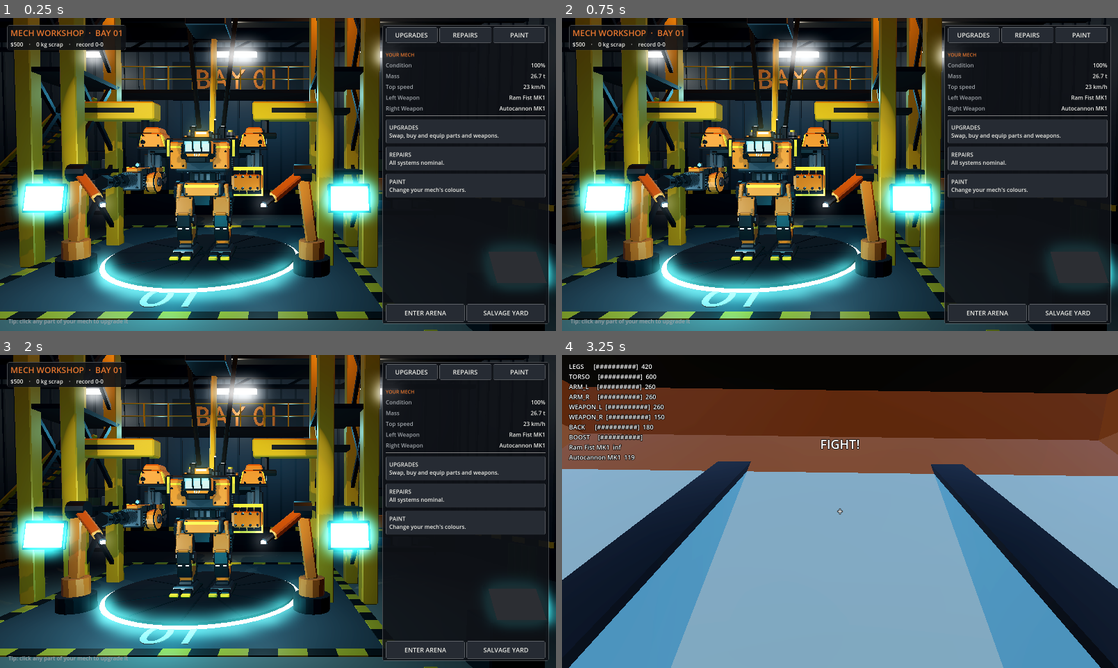
Above: before the commit, frames 1-4 (two rows, left to right).
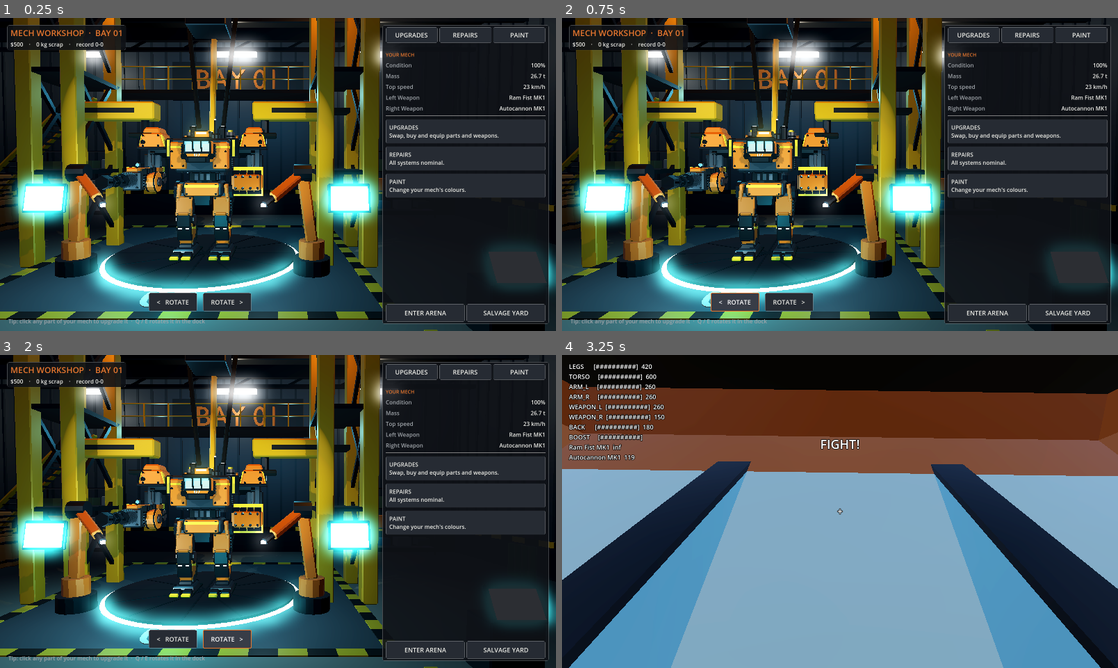
Above: after the commit, the same moments.

Repository: ImpressiveGrunt/mech-workshop
Game: Godot game, scene res://scenes/main.tscn
Two runs of this game, one before a commit and one after it. Both use one fixed random seed, a clock stepped at 60 frames per second and the inputs below.
Inputs (mouse positions are in pixels of both pictures, inside the frame that each line leads up to):
- Up to frame 1 (0.25 s): no input
- Up to frame 2 (0.75 s): click (734, 302) at 0.5 s, where only the run after the commit has a clickable "< ROTATE"
- Up to frame 3 (2 s): click (227, 639) at 1.25 s, where only the run after the commit has a clickable "ROTATE >"
- Up to frame 4 (3.25 s): click "ENTER ARENA" at 2 s; tap Enter at 2.75 s; move the mouse to (867, 511) at 2.77 s; hold W (move_forward) from 2.78 s (still down); tap Q at 2.85 s; click (867, 511) at 2.92 s

The runs differ from the first frame. In frame 1, 1.1% of the frame differs, in the area x 23-46%, y 87-98%; in frame 2, 2.6%, in the area x 12-65%, y 34-98%; in frame 3, 1.1%; in frame 4, nothing differs.

Commit message:
Workshop: rotate buttons to spin the mech on the dock turntable
Two hold-to-rotate buttons under the mech (plus Q/E) turn the docked mech
and the turntable mesh together; the yaw persists across mech rebuilds and
part hover/click picking keeps working at any angle.

Co-Authored-By: Claude Opus 5.5 <noreply@anthropic.com>
Claude-Session: https://claude.ai/code/session_011KxFnYvxmFnD8V3oSfJA1D

Diff:
--- a/scripts/levels/workshop.gd
+++ b/scripts/levels/workshop.gd
@@ -7,6 +7,8 @@
 const ENV_PATH := "res://assets/models/environments/workshop.glb"
 const TABS := {"upgrades": "UPGRADES", "repairs": "REPAIRS", "paint": "PAINT"}
 const SHOTS := {"": "cam_overview", "upgrades": "cam_upgrade", "repairs": "cam_repair", "paint": "cam_paint"}
+const ROTATE_SPEED := deg_to_rad(60.0)  # turntable speed while a rotate button is held
+const TURNTABLE_NODES := ["turntable", "turntable_grooves"]
 
 var display_mech: Mech
 var camera: Camera3D
@@ -21,6 +23,9 @@
 var _status_label: Label
 var _tooltip: Label
 var _tab_buttons: Dictionary = {}
+var _dock_yaw := 0.0
+var _spin := 0.0                       # -1 / 0 / +1 while a rotate control is held
+var _turntable: Dictionary = {}        # node -> rest transform
 
 
 func _ready() -> void:
@@ -33,6 +38,10 @@
     else:
         root = _build_blockout()
     dock = LevelUtils.find_marker(root, "mech_dock")
+    for node_name in TURNTABLE_NODES:
+        var n := LevelUtils.find_marker(root, node_name)
+        if n:
+            _turntable[n] = n.transform
     for marker_name in SHOTS.values():
         var m := LevelUtils.find_marker(root, marker_name)
         if m:
@@ -58,7 +67,7 @@
         display_mech.queue_free()
     display_mech = Mech.new()
     add_child(display_mech)
-    display_mech.global_transform = dock.global_transform if dock else Transform3D()
+    _apply_dock_yaw()
     display_mech.build(GameState.loadout, GameState.damage, GameState.paint)
     display_mech.set_physics_process(false)  # parked in the dock
     _hover_slot = ""
@@ -75,7 +84,32 @@
     _cam_tween.tween_property(camera, "global_transform", shots[marker_name], 0.9)
 
 
+func _process(delta: float) -> void:
+    if _spin != 0.0:
+        _dock_yaw = wrapf(_dock_yaw + _spin * ROTATE_SPEED * delta, -PI, PI)
+        _apply_dock_yaw()
+
+
+## Spin the docked mech (and the turntable under it) around the dock marker.
+func _apply_dock_yaw() -> void:
+    var rest := dock.global_transform if dock else Transform3D()
+    if display_mech:
+        display_mech.global_transform = Transform3D(rest.basis.rotated(Vector3.UP, _dock_yaw), rest.origin)
+    for n in _turntable:
+        var t: Transform3D = _turntable[n]
+        n.transform = Transform3D(t.basis.rotated(Vector3.UP, _dock_yaw), t.origin)
+
+
+func _set_spin(direction: float) -> void:
+    _spin = direction
+
+
 func _unhandled_input(event: InputEvent) -> void:
+    if event is InputEventKey and not event.echo:
+        var key := (event as InputEventKey).physical_keycode
+        if key == KEY_Q or key == KEY_E:
+            _spin = (1.0 if key == KEY_Q else -1.0) if event.pressed else 0.0
+            return
     if event is InputEventMouseMotion:
         _update_hover((event as InputEventMouseMotion).position)
     elif event is InputEventMouseButton and event.pressed and event.button_index == MOUSE_BUTTON_LEFT:
@@ -156,9 +190,32 @@
     _status_label = Label.new()
     hv.add_child(_status_label)
 
+    # rotate-in-dock controls, centred under the mech (hold to spin the turntable)
+    var rotate_bar := HBoxContainer.new()
+    rotate_bar.anchor_left = 0.36
+    rotate_bar.anchor_right = 0.36
+    rotate_bar.anchor_top = 1.0
+    rotate_bar.anchor_bottom = 1.0
+    rotate_bar.offset_left = -150
+    rotate_bar.offset_right = 150
+    rotate_bar.offset_top = -110
+    rotate_bar.offset_bottom = -56
+    rotate_bar.alignment = BoxContainer.ALIGNMENT_CENTER
+    rotate_bar.add_theme_constant_override("separation", 16)
+    ui.add_child(rotate_bar)
+    for pair in [["<   ROTATE", 1.0, "Hold to turn the mech left (Q)"], ["ROTATE   >", -1.0, "Hold to turn the mech right (E)"]]:
+        var b := Button.new()
+        b.text = pair[0]
+        b.tooltip_text = pair[2]
+        b.custom_minimum_size = Vector2(140, 52)
+        b.add_theme_font_size_override("font_size", 18)
+        b.button_down.connect(_set_spin.bind(pair[1]))
+        b.button_up.connect(_set_spin.bind(0.0))
+        rotate_bar.add_child(b)
+
     # bottom-left hint
     var hint := Label.new()
-    hint.text = "Tip: click any part of your mech to upgrade it"
+    hint.text = "Tip: click any part of your mech to upgrade it  ·  Q / E rotates it in the dock"
     hint.add_theme_color_override("font_color", UITheme.MUTED)
     hint.anchor_top = 1.0
     hint.anchor_bottom = 1.0
